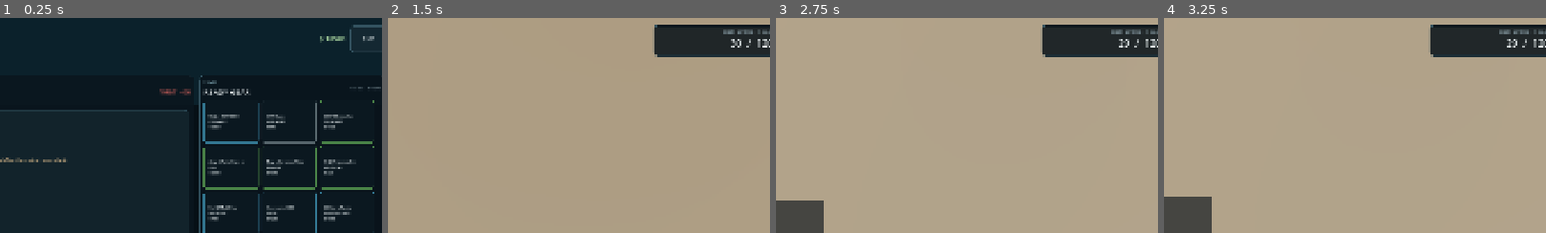
Above: before the commit, frames 1-4 (left to right).
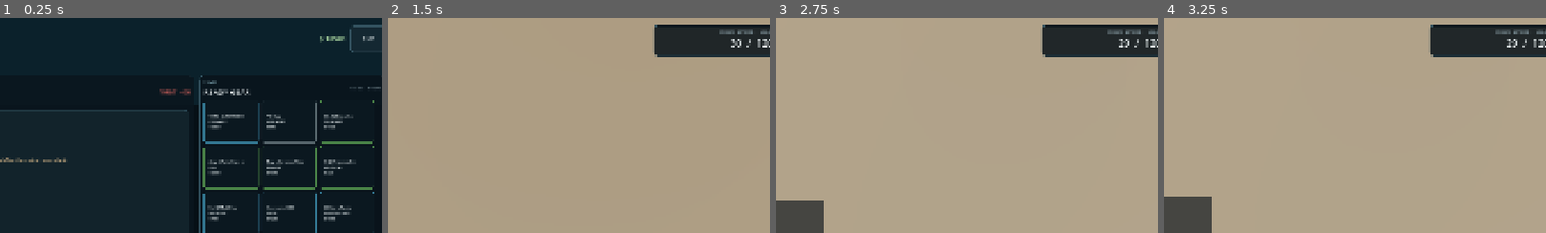
Above: after the commit, the same moments.

Repository: philliparthur98-ops/Blacksite-extraction
Game: Godot game, scene res://scenes/Main.tscn
Same seed, same stepped clock (60 frames per second), same inputs: the game is played once before the commit and once after it.
Inputs (mouse positions are % of the whole screen's width and height, from its top left):
- Up to frame 1 (0.25 s): no input
- Up to frame 2 (1.5 s): click "DEPLOY" at 0.5 s; click "DEPLOY TO HARBOR DISTRICT" at 1.25 s
- Up to frame 3 (2.75 s): tap Enter at 2 s; move the mouse to (55, 50) at 2.02 s; hold W (move_forward) from 2.03 s (still down); right-click (55, 50) at 2.1 s; click (55, 50) at 2.17 s
- Up to frame 4 (3.25 s): keep holding W (move_forward); tap Space at 2.75 s; move the mouse to (45, 50) at 2.77 s; tap Ctrl (crouch) at 2.85 s
The pictures show only the part of the screen within x 48-98%, y 0-50%; the shares and areas given below are measured in that part.

The runs differ from the first frame. In frame 1, 0.1% of the frame differs, in the area x 55-92%, y 44-47%; in frame 2, less than 0.1%; in frame 3, less than 0.1%; in frame 4, less than 0.1%.

Commit message:
Use v1.01 high-detail weapon viewmodels

Diff:
--- a/desktop/scripts/item_db.gd
+++ b/desktop/scripts/item_db.gd
@@ -2,9 +2,9 @@
 extends RefCounted
 
 const ITEMS := {
-    "m4": {"name":"M4A1 SOPMOD","type":"PRIMARY","kind":"weapon","rarity":"rare","value":2450,"weight":3.4,"caliber":"5.56×45","mag":30,"reserve":120,"damage":34.0,"rpm":690.0,"automatic":true,"asset":"res://assets/weapons/Rifle_Assault_West.glb"},
-    "g17": {"name":"G17 Duty","type":"SIDEARM","kind":"weapon","rarity":"common","value":680,"weight":0.7,"caliber":"9×19","mag":17,"reserve":68,"damage":25.0,"rpm":360.0,"automatic":false,"asset":"res://assets/weapons/Pistol_Full_West.glb"},
-    "m870": {"name":"M870 Breacher","type":"PRIMARY","kind":"weapon","rarity":"uncommon","value":1320,"weight":3.1,"caliber":"12 GA","mag":6,"reserve":30,"damage":18.0,"rpm":72.0,"automatic":false,"pellets":8,"asset":"res://assets/weapons/Shotgun_Pump_West.glb"},
+    "m4": {"name":"VXR-556 SOPMOD","type":"PRIMARY","kind":"weapon","rarity":"rare","value":2450,"weight":3.4,"caliber":"5.56×45","mag":30,"reserve":120,"damage":34.0,"rpm":690.0,"automatic":true,"asset":"res://assets/weapons/VXR_Carbine.glb"},
+    "g17": {"name":"P9 Duty","type":"SIDEARM","kind":"weapon","rarity":"common","value":680,"weight":0.7,"caliber":"9×19","mag":17,"reserve":68,"damage":25.0,"rpm":360.0,"automatic":false,"asset":"res://assets/weapons/P9_Duty.glb"},
+    "m870": {"name":"SG-12 Breacher","type":"PRIMARY","kind":"weapon","rarity":"uncommon","value":1320,"weight":3.1,"caliber":"12 GA","mag":6,"reserve":30,"damage":18.0,"rpm":72.0,"automatic":false,"pellets":8,"asset":"res://assets/weapons/SG12_Breacher.glb"},
     "plate": {"name":"Aegis Ceramic Plate","type":"ARMOR","kind":"armor","rarity":"uncommon","value":1780,"weight":4.2,"condition":78},
     "carrier": {"name":"Aegis Plate Carrier","type":"RIG","kind":"armor","rarity":"uncommon","value":2290,"weight":5.8,"condition":84},
     "ifak": {"name":"IFAK Trauma Kit","type":"MEDICAL","kind":"med","rarity":"uncommon","value":420,"weight":0.45,"uses":4},
